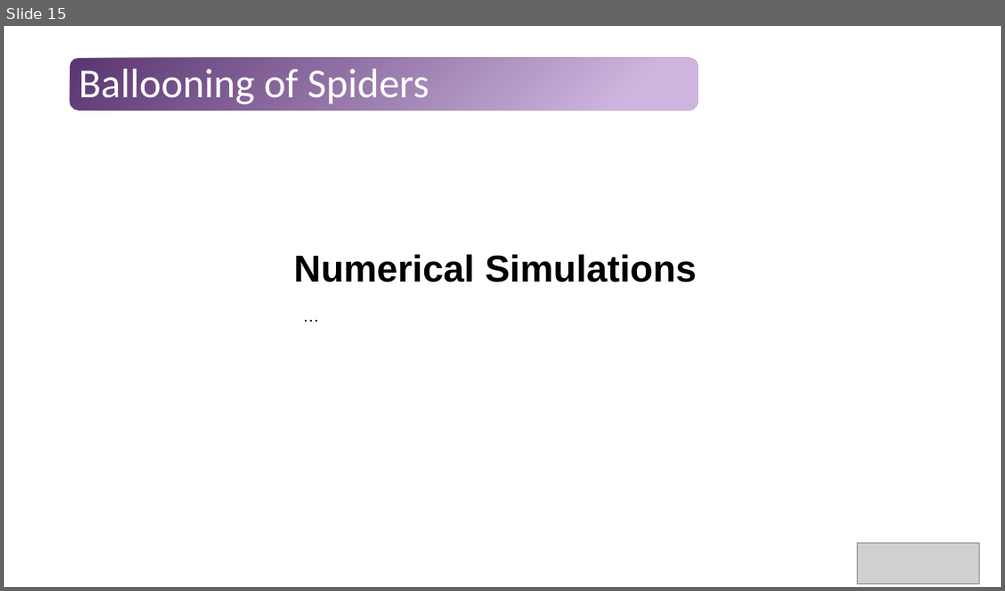
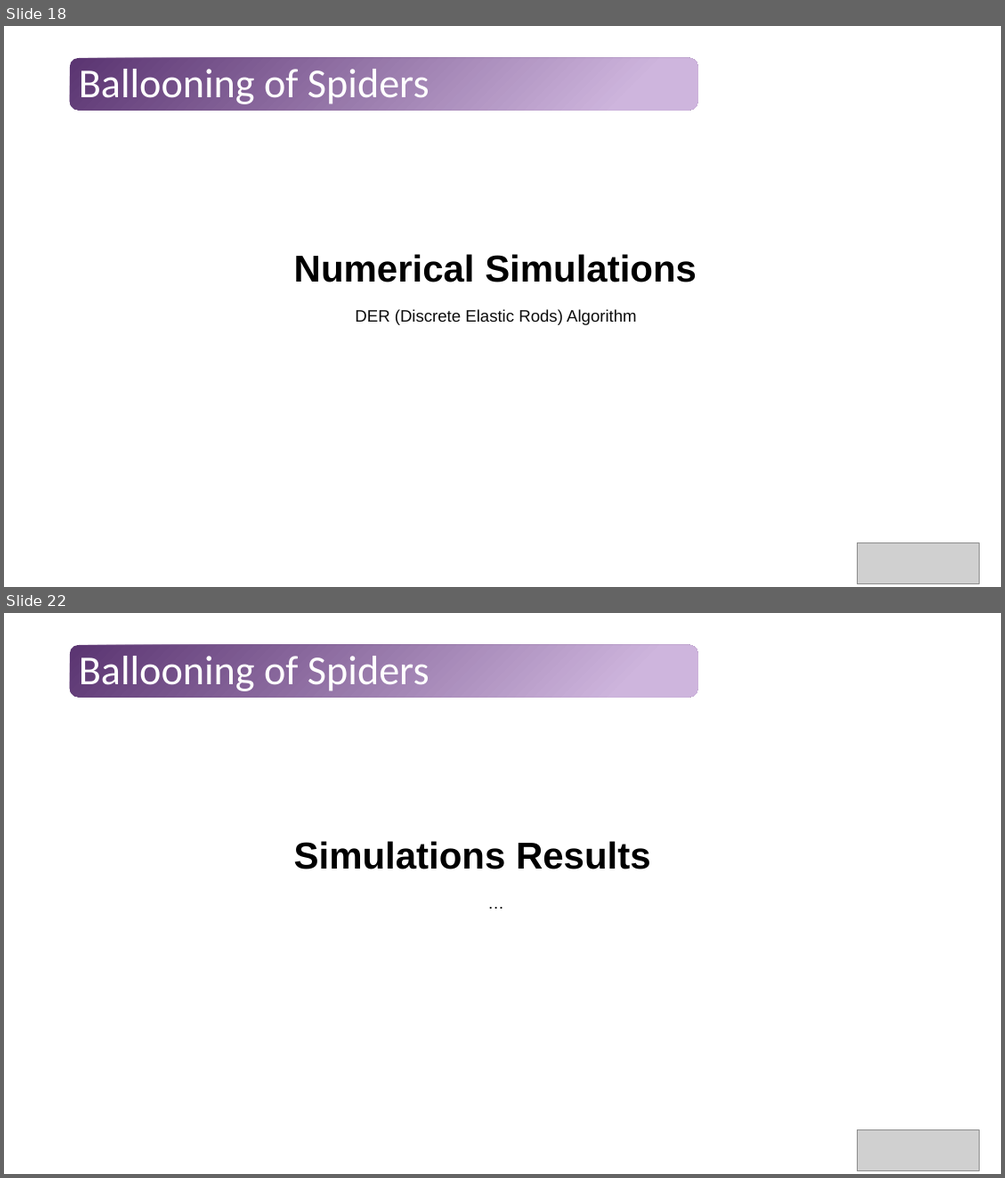
Before and after one commit to Tavi681/PoliPhysics, a slide deck: Tema 1/paper/Tema1.pptx. Shown one above the other, each under a label of ours: slide 15 before the commit, slides 18 and 22 after it; the slides between them are not shown. The pictures are 1005x591 and 1005x1178 pixels, drawn with LibreOffice and Linux fonts; fonts in the diff are those of the drawing; grey boxes stand for pictures. Boxes give left, top, right and bottom in pixels: in the first picture for what was removed or moved away, otherwise in the second. Text is boxed around its words. In the diff, an @@ line names an element or a change of style, - is before the commit and + after.

```diff
--- a/Tema 1/paper/Tema1.pptx
+++ b/Tema 1/paper/Tema1.pptx
@@ slide 22 added at <box>4,613,1001,1174</box>, background #FFFFFF; not listed: 1 template element that a slide beside it also shows @@
@@ title added at <box>79,656,429,691</box>, 39.6 pt, text #FFFFFF @@
+Ballooning of Spiders
@@ text added at <box>294,841,651,869</box>, 36 pt, text #000000, bold @@
+Simulations Results
@@ text added at <box>296,889,696,916</box>, 16 pt, text #0D0D0D @@
+…
@@ picture added at <box>858,1130,979,1171</box> @@
@@ what was slide 15 is now slide 18 @@
@@ slide 18 changed as well @@
@@ text at <box>355,309,637,325</box>: text changed @@
-…
+DER (Discrete Elastic Rods) Algorithm
```
Also in this commit, not shown: 5 other slides changed, 9 other slides added, 2 slides removed, 1 other file.
